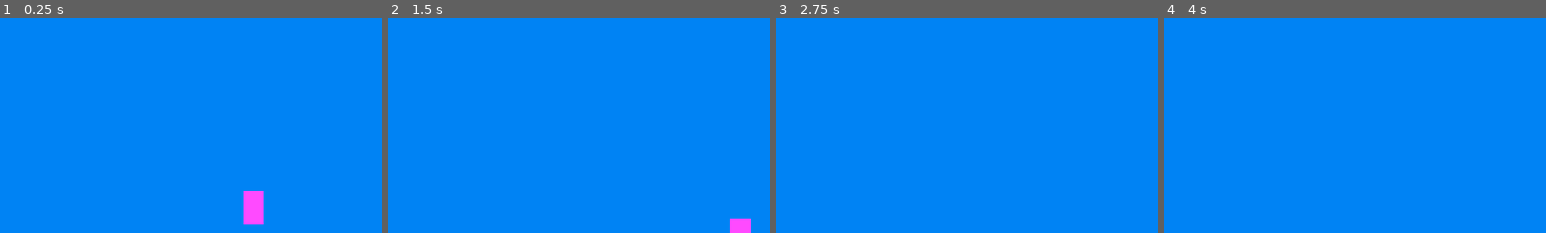
Above: before the commit, frames 1-4 (left to right).
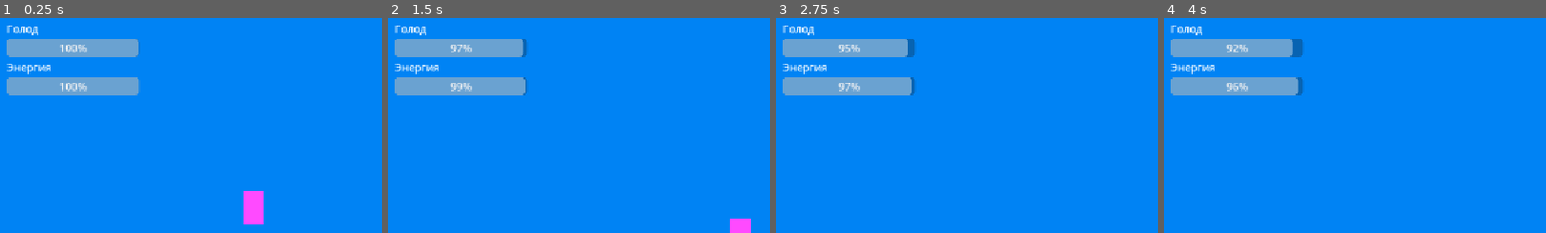
Above: after the commit, the same moments.

Repository: gamerpro3245/life-sim
Game: Godot game, scene res://scenes/room.tscn
The game is run twice, just before and just after one commit, with the same random seed, the same clock (stepped at 60 frames per second) and the same inputs.
Inputs:
- Up to frame 1 (0.25 s): no input
- Up to frame 2 (1.5 s): tap Enter at 0.5 s; hold Right (ui_right) 0.53-1.28 s; hold Down (ui_down) from 1.28 s (still down)
- Up to frame 3 (2.75 s): release Down (ui_down) at 2.03 s; hold Right (ui_right) from 2.03 s (still down)
- Up to frame 4 (4 s): release Right (ui_right) at 2.78 s; hold Up (ui_up) 2.78-3.53 s; hold Left (ui_left) from 3.53 s (still down)
The pictures show only the part of the screen within x 0-50%, y 1-51%; the shares and areas given below are measured in that part.

The runs differ from the first frame. In frame 1, 6.3% of the frame differs, in the area x 1-37%, y 3-36%; in frame 2, 6.3%; in frame 3, 6.3%; in frame 4, 6.3%.

Commit message:
Add needs and HUD

Diff:
--- a/life-sim/scenes/room.tscn
+++ b/life-sim/scenes/room.tscn
@@ -1,6 +1,7 @@
 [gd_scene format=3 uid="uid://dh6o8xkgr85dm"]
 
 [ext_resource type="PackedScene" uid="uid://bfhd5k1tbfnq2" path="res://scenes/player.tscn" id="1_36trf"]
+[ext_resource type="Script" uid="uid://dj8cmcv3e45gr" path="res://scripts/hud.gd" id="2_ffxv4"]
 
 [sub_resource type="RectangleShape2D" id="RectangleShape2D_x7nd1"]
 size = Vector2(800, 20)
@@ -41,3 +42,30 @@
 [node name="Right" type="CollisionShape2D" parent="Walls" unique_id=2062316809]
 position = Vector2(810, 250)
 shape = SubResource("RectangleShape2D_f3kvk")
+
+[node name="HUD" type="CanvasLayer" parent="." unique_id=121654355]
+script = ExtResource("2_ffxv4")
+
+[node name="Needs" type="VBoxContainer" parent="HUD" unique_id=13283769]
+offset_left = 10.0
+offset_top = 10.0
+offset_right = 50.0
+offset_bottom = 50.0
+
+[node name="Label" type="Label" parent="HUD/Needs" unique_id=366738833]
+layout_mode = 2
+text = "Голод"
+
+[node name="HungerBar" type="ProgressBar" parent="HUD/Needs" unique_id=2055297471]
+custom_minimum_size = Vector2(200, 0)
+layout_mode = 2
+value = 100.0
+
+[node name="Label2" type="Label" parent="HUD/Needs" unique_id=326370626]
+layout_mode = 2
+text = "Энергия"
+
+[node name="EnergyBar" type="ProgressBar" parent="HUD/Needs" unique_id=1155744118]
+custom_minimum_size = Vector2(200, 0)
+layout_mode = 2
+value = 100.0
--- /dev/null
+++ b/life-sim/scripts/hud.gd
@@ -0,0 +1,9 @@
+extends CanvasLayer
+
+@onready var player = $"../Player" # найди эти узлы, когда сцена загрузится. соседний узел Player. .. - подняться на уровень вверх к Room
+@onready var hunger_bar: ProgressBar = $Needs/HungerBar
+@onready var energy_bar: ProgressBar = $Needs/EnergyBar
+
+func _process(_delta: float) -> void:
+	hunger_bar.value = player.hunger
+	energy_bar.value = player.energy
--- a/life-sim/scripts/player.gd
+++ b/life-sim/scripts/player.gd
@@ -1,6 +1,15 @@
 extends CharacterBody2D
 
 const SPEED := 200.0
+const HUNGER_DECAY := 2.0 # на сколько падает голод в секунду
+const ENERGY_DECAY := 1.0 # на сколько падает энергия в секунду
+
+var hunger := 100.0
+var energy := 100.0
+
+func _process(delta: float) -> void: # Вызывается каждый кадр, delta - время с прошлого кадра
+	hunger = maxf(hunger - HUNGER_DECAY * delta, 0.0) # Умножение на delta, чтобы падало одинаково быстро на любом компьютере.
+	energy = maxf(energy - ENERGY_DECAY * delta, 0.0) # maxf не даёт значению уйти ниже нуля
 
 func _physics_process(_delta: float) -> void:
 	var direction := Input.get_vector("ui_left", "ui_right", "ui_up", "ui_down") # Смотрит управление и возвращает направление
Not shown, added: life-sim/scripts/hud.gd.uid
